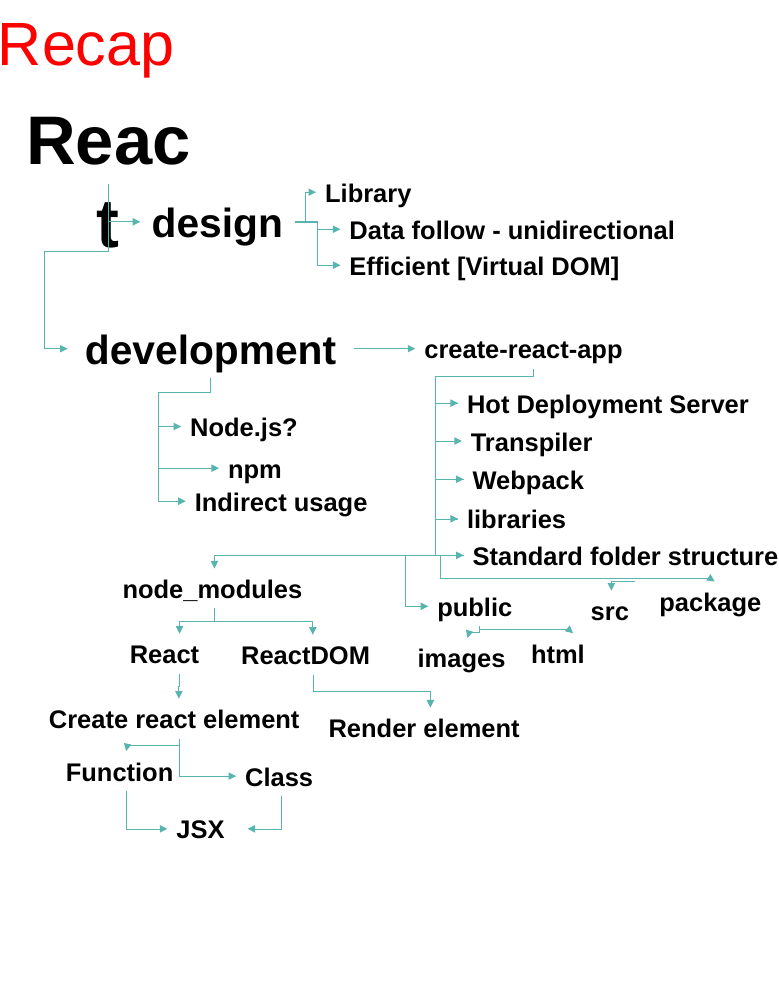
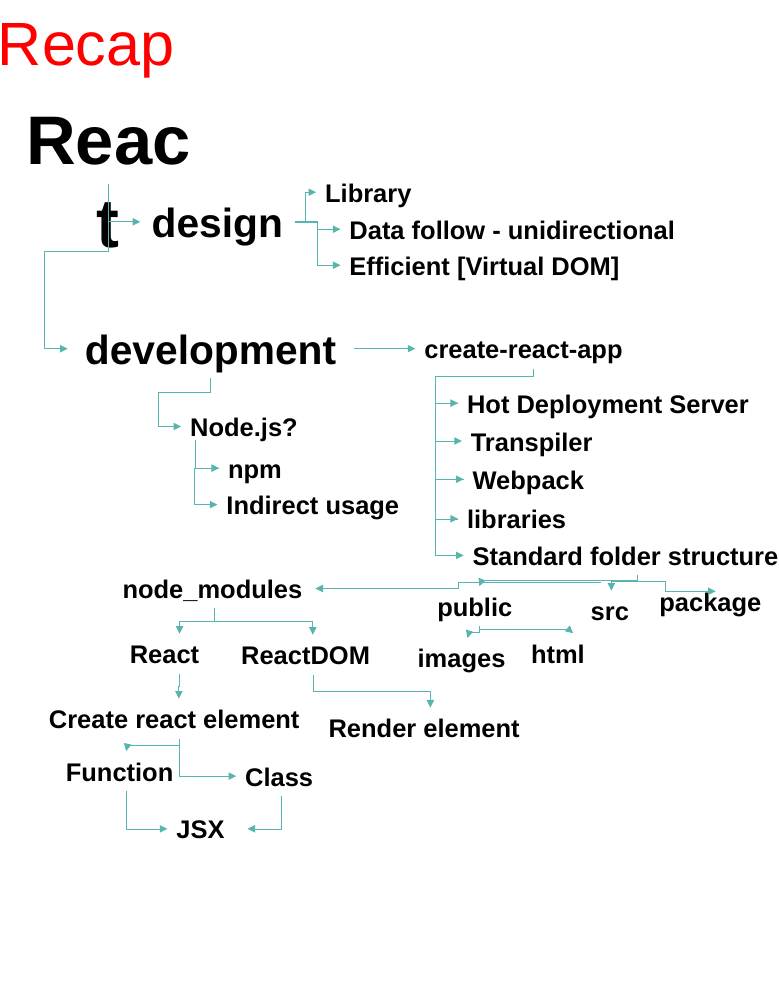
Before and after one commit to scorpion0511/mytracker, a slide deck: slide 26 of doc/React.pptx. Drawn at 779x1008 pixels with LibreOffice and Linux fonts; fonts in the diff are those of the drawing. Boxes give left, top, right and bottom in pixels: in the first picture for what was removed or moved away, otherwise in the second. Text is boxed around its words. In the diff, an @@ line names an element or a change of style, - is before the commit and + after.

```diff
--- a/doc/React.pptx
+++ b/doc/React.pptx
@@ elbow arrow moved from (181, 426) - (219, 468) to (195, 440) - (219, 468) @@
@@ elbow arrow moved from (181, 426) - (186, 501) to (219, 468) - (217, 505) @@
@@ text "Indirect usage": place and size @@
-text "Indirect usage" at (195,492,368,516)
+text "Indirect usage" at (226,495,400,519)
@@ elbow arrow moved from (464, 555) - (214, 568) to (601, 582) - (315, 588) @@
@@ elbow arrow moved from (464, 555) - (428, 607) to (637, 576) - (479, 587) @@
@@ elbow arrow moved from (464, 555) - (715, 582) to (614, 582) - (716, 591) @@
```
